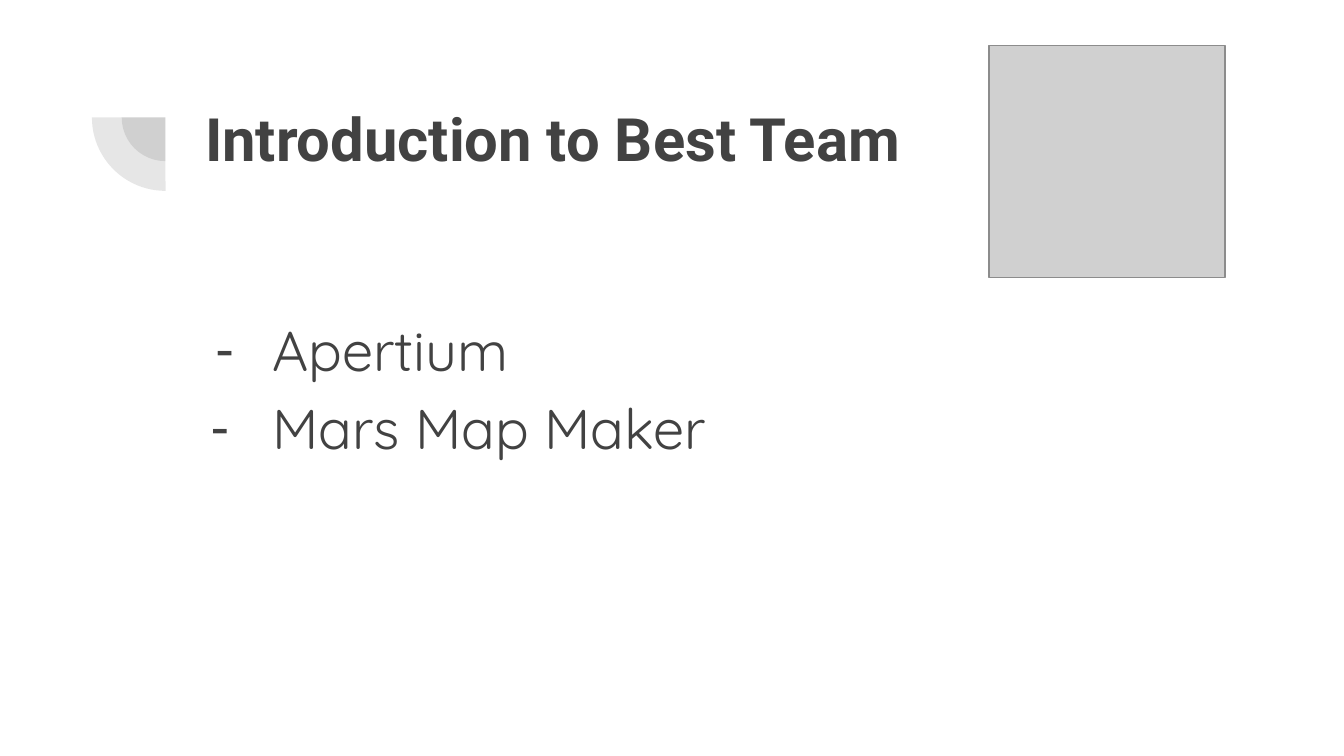
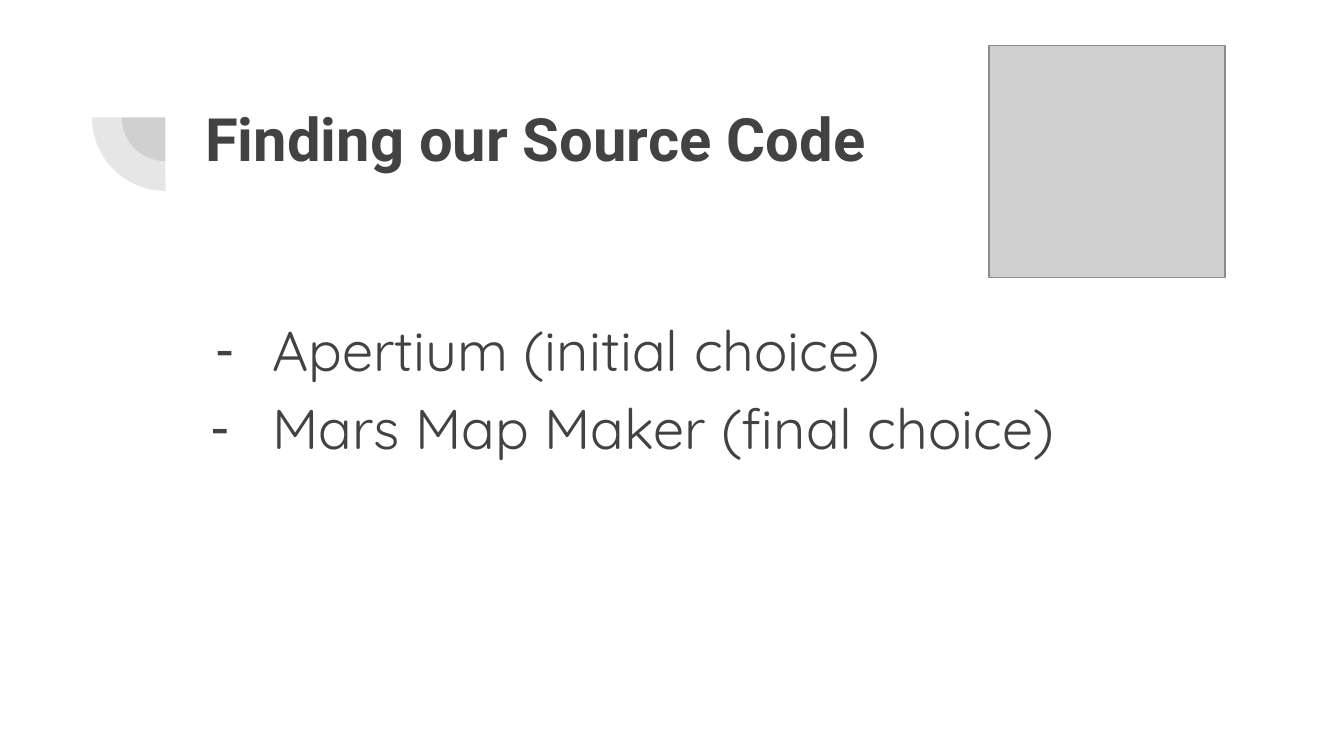
Before and after one commit to csci-362-01-2020/Best-Team, a slide deck: slide 3 of Best-Team_presentation.pptx (slide 2 before the commit). Drawn at 1344x756 pixels with LibreOffice and Linux fonts; fonts in the diff are those of the drawing; grey boxes stand for pictures. Boxes give left, top, right and bottom in pixels: in the first picture for what was removed or moved away, otherwise in the second. Text is boxed around its words. In the diff, an @@ line names an element or a change of style, - is before the commit and + after.

Commit message:
Updated Best-Team_presentation.pptx and Best-Team_poster.pdf

```diff
--- a/Best-Team_presentation.pptx
+++ b/Best-Team_presentation.pptx
@@ title at (205, 116, 865, 174): text changed @@
-Introduction to Best Team
+Finding our Source Code
@@ text at (272, 329, 1055, 460): text changed @@
-– Apertium
-– Mars Map Maker
+– Apertium (initial choice)
+– Mars Map Maker (final choice)
```
Also in this commit, not shown: 1 other slide changed, 3 slides added, 1 slide removed, 1 other file.
